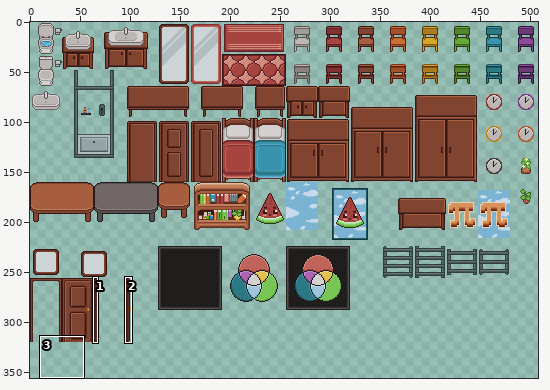
Sprite sheet: game/house/assets/objects.png. The first picture is a wide view before the edit; the outline marks the close-up.
Close-up. Before the commit:
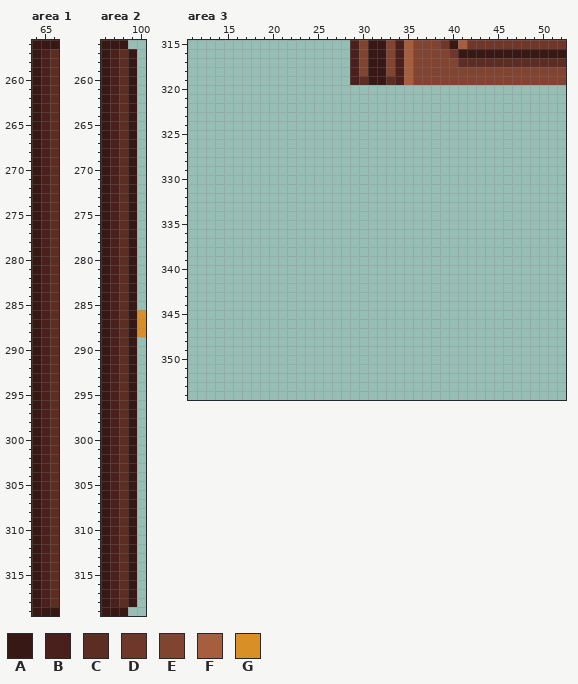
The file is 512x512 pixels. Colours within 5 levels of each other are drawn and written as one. Shown: area 1: x 64..66, y 256..319; area 2: x 96..100, y 256..319; area 3: x 11..52, y 315..354. The wide view leaves out empty margins.
Palette (. is transparent): A #371815  B #4a201c  C #5c2d23  D #6f372a  E #814431  F #a65e3f  G #d88f26
Pixels before, area 1, first column x 64:
256 AAA
257 ABC
258 ABC
259 ABC
260 ABC
261 ABC
262 ABC
263 ABC
264 ABC
265 ABC
266 ABC
267 ABC
268 ABC
269 ABC
270 ABC
271 ABC
272 ABC
273 ABC
274 ABC
275 ABC
276 ABC
277 ABC
278 ABC
279 ABC
280 ABC
281 ABC
282 ABC
283 ABC
284 ABC
285 ABC
286 ABC
287 ABC
288 ABC
289 ABC
290 ABC
291 ABC
292 ABC
293 ABC
294 ABC
295 ABC
296 ABC
297 ABC
298 ABC
299 ABC
300 ABC
301 ABC
302 ABC
303 ABC
304 ABC
305 ABC
306 ABC
307 ABC
308 ABC
309 ABC
310 ABC
311 ABC
312 ABC
313 ABC
314 ABC
315 ABC
316 ABC
317 ABC
318 ABC
319 AAA
Pixels before, area 2, first column x 96:
256 AAA..
257 ABCA.
258 ABCA.
259 ABCA.
260 ABCA.
261 ABCA.
262 ABCA.
263 ABCA.
264 ABCA.
265 ABCA.
266 ABCA.
267 ABCA.
268 ABCA.
269 ABCA.
270 ABCA.
271 ABCA.
272 ABCA.
273 ABCA.
274 ABCA.
275 ABCA.
276 ABCA.
277 ABCA.
278 ABCA.
279 ABCA.
280 ABCA.
281 ABCA.
282 ABCA.
283 ABCA.
284 ABCA.
285 ABCA.
286 ABCAG
287 ABCAG
288 ABCAG
289 ABCA.
290 ABCA.
291 ABCA.
292 ABCA.
293 ABCA.
294 ABCA.
295 ABCA.
296 ABCA.
297 ABCA.
298 ABCA.
299 ABCA.
300 ABCA.
301 ABCA.
302 ABCA.
303 ABCA.
304 ABCA.
305 ABCA.
306 ABCA.
307 ABCA.
308 ABCA.
309 ABCA.
310 ABCA.
311 ABCA.
312 ABCA.
313 ABCA.
314 ABCA.
315 ABCA.
316 ABCA.
317 ABCA.
318 ABCA.
319 AAA..
Pixels before, area 3, first column x 29:
315 BEAAEBFEEEDAFDDDDDDDDDDD
316 BEAAEBFEEEEDAAAAAAAAAAAA
317 BEAAEBFEEEEECCCCCCCCCCCC
318 BEAAEBFEEEEEEEEEEEEEEEEE
319 BCAACBFEEEEEEEEEEEEEEEEE
The result:
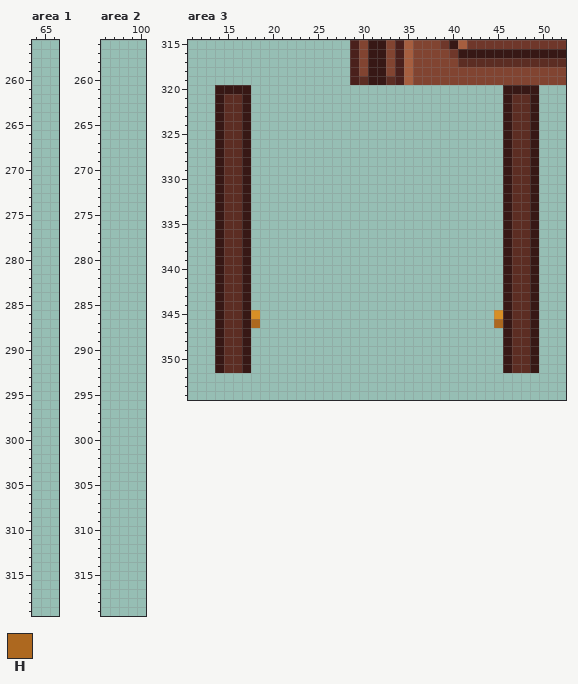
Colours new in this view: H #ad681f
The commit says: Update pixel art assets (door side view)
From old to new:
Changed rows in their new state; - is an unchanged pixel.
Area 1:
first column x 64:
256 ...
257 ...
258 ...
259 ...
260 ...
261 ...
262 ...
263 ...
264 ...
265 ...
266 ...
267 ...
268 ...
269 ...
270 ...
271 ...
272 ...
273 ...
274 ...
275 ...
276 ...
277 ...
278 ...
279 ...
280 ...
281 ...
282 ...
283 ...
284 ...
285 ...
286 ...
287 ...
288 ...
289 ...
290 ...
291 ...
292 ...
293 ...
294 ...
295 ...
296 ...
297 ...
298 ...
299 ...
300 ...
301 ...
302 ...
303 ...
304 ...
305 ...
306 ...
307 ...
308 ...
309 ...
310 ...
311 ...
312 ...
313 ...
314 ...
315 ...
316 ...
317 ...
318 ...
319 ...
Area 2:
first column x 96:
256 ...--
257 ....-
258 ....-
259 ....-
260 ....-
261 ....-
262 ....-
263 ....-
264 ....-
265 ....-
266 ....-
267 ....-
268 ....-
269 ....-
270 ....-
271 ....-
272 ....-
273 ....-
274 ....-
275 ....-
276 ....-
277 ....-
278 ....-
279 ....-
280 ....-
281 ....-
282 ....-
283 ....-
284 ....-
285 ....-
286 .....
287 .....
288 .....
289 ....-
290 ....-
291 ....-
292 ....-
293 ....-
294 ....-
295 ....-
296 ....-
297 ....-
298 ....-
299 ....-
300 ....-
301 ....-
302 ....-
303 ....-
304 ....-
305 ....-
306 ....-
307 ....-
308 ....-
309 ....-
310 ....-
311 ....-
312 ....-
313 ....-
314 ....-
315 ....-
316 ....-
317 ....-
318 ....-
319 ...--
Area 3:
first column x 14:
320 AAAA----------------------------AAAA
321 ACCA----------------------------ACCA
322 ACCA----------------------------ACCA
323 ACCA----------------------------ACCA
324 ACCA----------------------------ACCA
325 ACCA----------------------------ACCA
326 ACCA----------------------------ACCA
327 ACCA----------------------------ACCA
328 ACCA----------------------------ACCA
329 ACCA----------------------------ACCA
330 ACCA----------------------------ACCA
331 ACCA----------------------------ACCA
332 ACCA----------------------------ACCA
333 ACCA----------------------------ACCA
334 ACCA----------------------------ACCA
335 ACCA----------------------------ACCA
336 ACCA----------------------------ACCA
337 ACCA----------------------------ACCA
338 ACCA----------------------------ACCA
339 ACCA----------------------------ACCA
340 ACCA----------------------------ACCA
341 ACCA----------------------------ACCA
342 ACCA----------------------------ACCA
343 ACCA----------------------------ACCA
344 ACCA----------------------------ACCA
345 ACCAG--------------------------GACCA
346 ACCAH--------------------------HACCA
347 ACCA----------------------------ACCA
348 ACCA----------------------------ACCA
349 ACCA----------------------------ACCA
350 ACCA----------------------------ACCA
351 ACCA----------------------------ACCA
Where, in picture pixels (left, top, right, bottom), the same in both close-ups:
erased: (32, 40, 59, 616)
erased: (101, 40, 146, 616)
added: (215, 85, 260, 373)
added: (494, 85, 539, 373)
